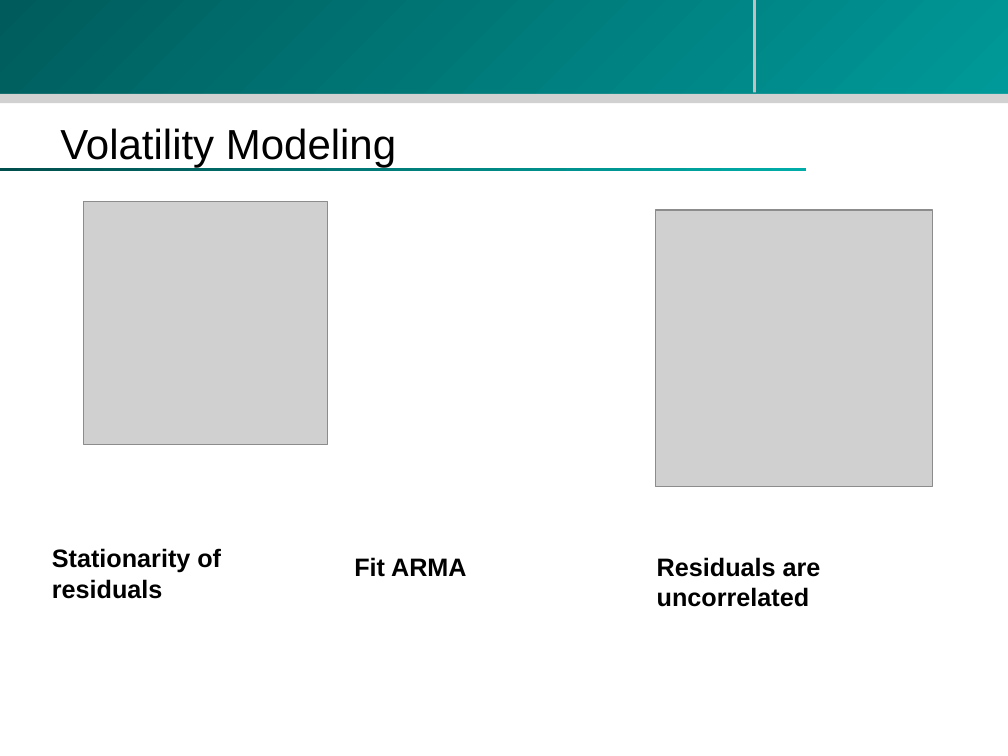
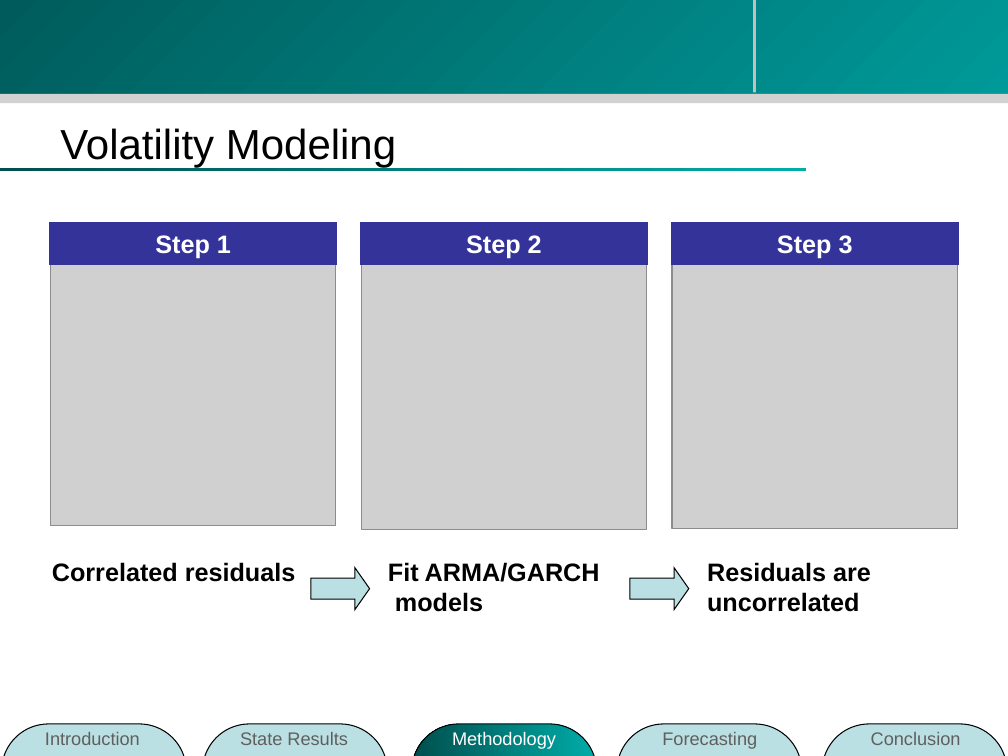
Before and after one commit to zhouzhenghui/svnrepository, a slide deck: slide 23 of SVNRepository/Presentation/M.Eng Final Presentation-take2.ppt. Drawn at 1008x756 pixels with LibreOffice and Linux fonts; fonts in the diff are those of the drawing; grey boxes stand for pictures; background and template pictures are left out. Boxes give left, top, right and bottom in pixels: in the first picture for what was removed or moved away, otherwise in the second. Text is boxed around its words. In the diff, an @@ line names an element or a change of style, - is before the commit and + after.

```diff
--- a/SVNRepository/Presentation/M.Eng Final Presentation-take2.ppt
+++ b/SVNRepository/Presentation/M.Eng Final Presentation-take2.ppt
@@ rectangle added at (50,224,336,264), fill #333399, outline #333399 1.5 pt, 18 pt, text #FFFFFF, bold @@
+Step 1
@@ rectangle added at (361,224,646,264), fill #333399, outline #333399 1.5 pt, 18 pt, text #FFFFFF, bold @@
+Step 2
@@ rectangle added at (672,224,958,264), fill #333399, outline #333399 1.5 pt, 18 pt, text #FFFFFF, bold @@
+Step 3
@@ picture: place and size @@
-picture at (84,202,328,445)
+picture at (50,240,336,525)
@@ picture added at (361,244,646,529) @@
@@ picture: place and size @@
-picture at (655,210,932,486)
+picture at (672,244,958,529)
@@ text at (52,562,296,582): text changed @@
-Stationarity of residuals
+Correlated residuals
@@ right arrow added at (310,568,369,610), fill #BBE0E3, outline #000000 0.74 pt @@
@@ text at (388,562,600,612): text changed @@
-Fit ARMA
+Fit ARMA/GARCH models
@@ right arrow added at (630,568,688,610), fill #BBE0E3, outline #000000 0.74 pt @@
@@ text "Residuals are uncorrelated": place and size @@
-text "Residuals are uncorrelated" at (657,557,821,607)
+text "Residuals are uncorrelated" at (707,562,871,612)
@@ group added at (2,724,1007,756): 5 rounded rectangles, 5 texts @@
+Introduction
+State Results
+Methodology
+Forecasting
+Conclusion
```
Also in this commit, not shown: 1 other slide changed.
